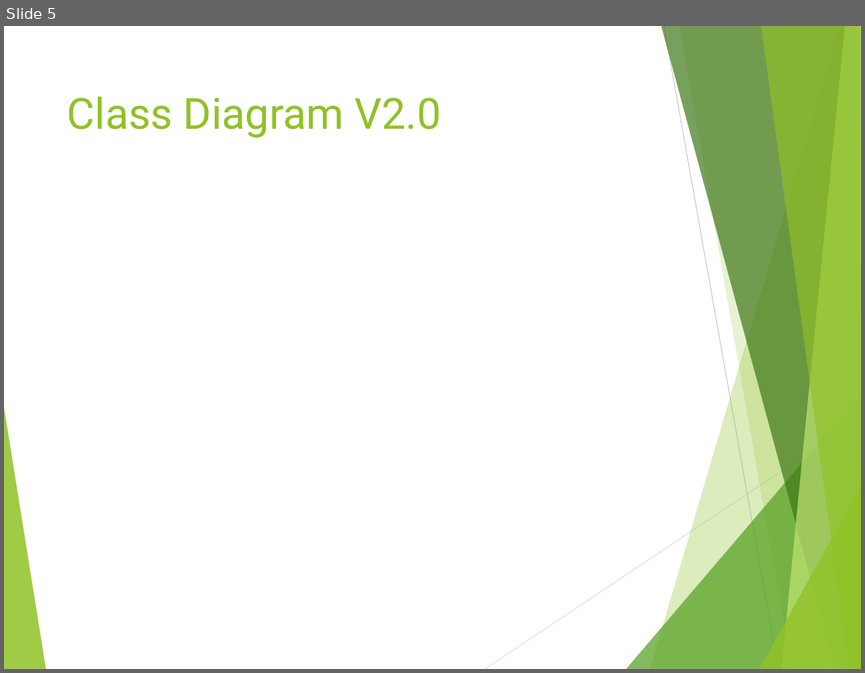
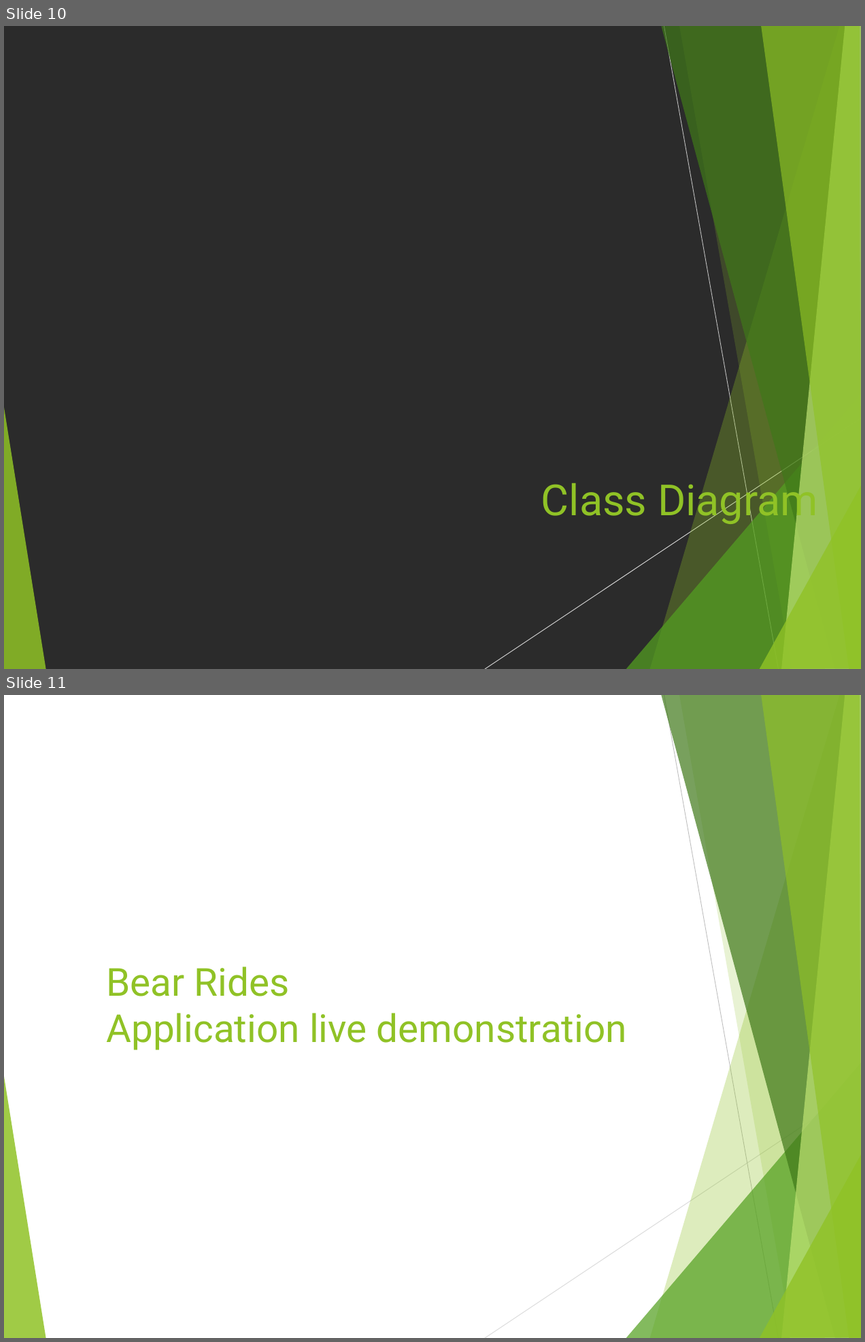
Before and after one commit to Haizhepi/BearRides, a slide deck: Documentation/Iteration3.pptx. Shown one above the other, each under a label of ours: slide 5 before the commit, slides 10 and 11 after it. The pictures are 865x673 and 865x1342 pixels, drawn with LibreOffice and Linux fonts; fonts in the diff are those of the drawing; background and template pictures are left out; a plain dark background stands for a picture behind light text. Boxes give left, top, right and bottom in pixels: in the first picture for what was removed or moved away, otherwise in the second. Text is boxed around its words. In the diff, an @@ line names an element or a change of style, - is before the commit and + after.

```diff
--- a/Documentation/Iteration3.pptx
+++ b/Documentation/Iteration3.pptx
@@ slide 11 added at [4, 695, 861, 1338], background #FFFFFF; not listed: 10 template elements that a slide beside it also shows @@
@@ title added at [106, 966, 627, 1050], 46.1 pt, text #90C226 @@
+Bear Rides
+Application live demonstration
@@ what was slide 5 is now slide 10 @@
@@ slide 10 changed as well @@
@@ background #FFFFFF to picture (left out) @@
@@ title at [541, 476, 818, 526]: text changed @@
-Class Diagram V2.0
+Class Diagram
```
Also in this commit, not shown: 8 other slides changed, 7 other slides added, 5 slides removed, 17 other files.
